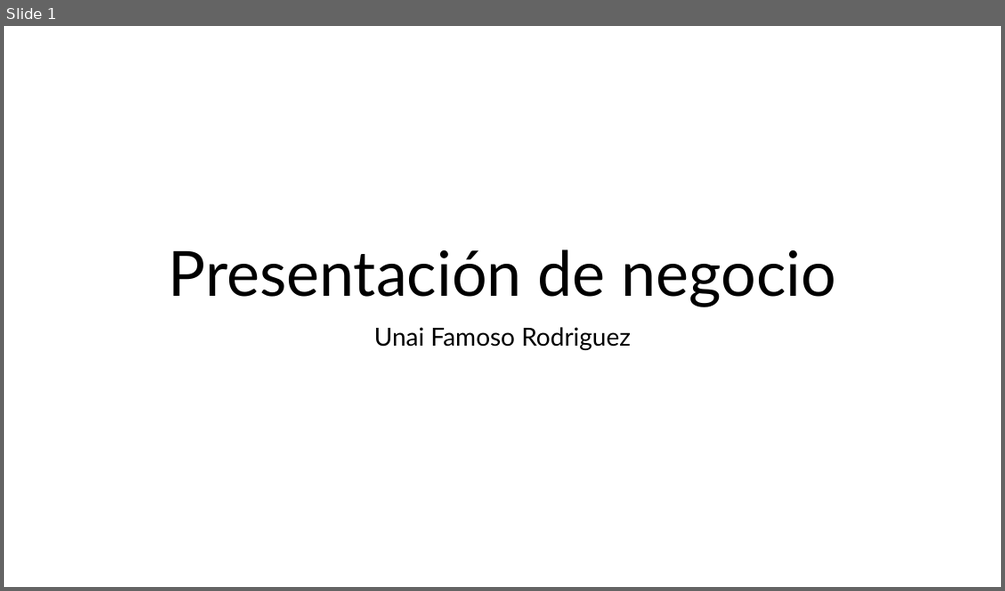
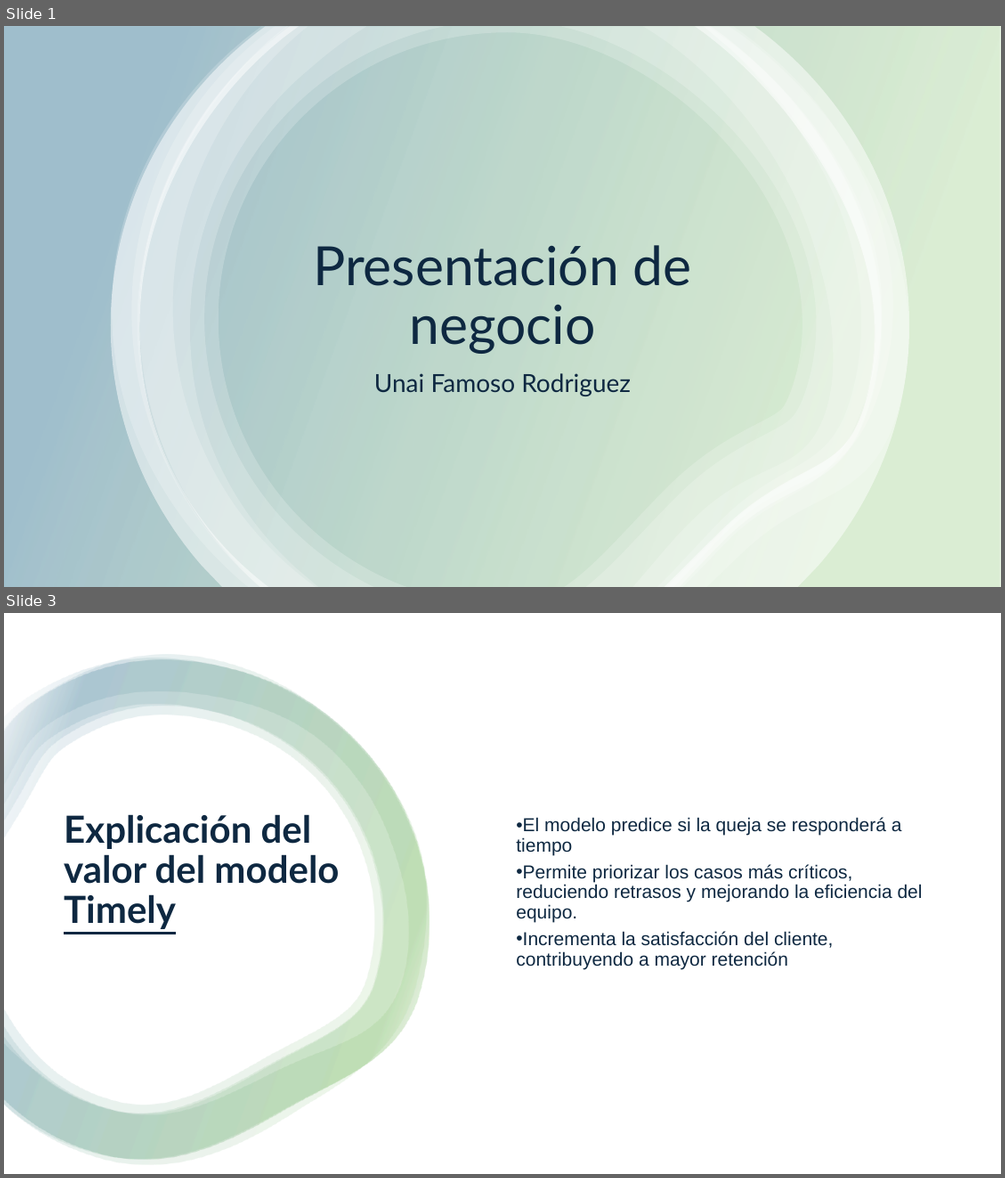
Before and after one commit to UnaiFam/Projecto-Final-ML, a slide deck: docs/Presentacion de negocio.pptx. Shown one above the other, each under a label of ours: slide 1 before the commit, slides 1 and 3 after it; the slides between them are not shown. The pictures are 1005x591 and 1005x1178 pixels, drawn with LibreOffice and Linux fonts; fonts in the diff are those of the drawing. Boxes give left, top, right and bottom in pixels: in the first picture for what was removed or moved away, otherwise in the second. Text is boxed around its words. In the diff, an @@ line names an element or a change of style, - is before the commit and + after.

```diff
--- a/docs/Presentacion de negocio.pptx
+++ b/docs/Presentacion de negocio.pptx
@@ slide 3 added at box(4, 613, 1001, 1174), background #FFFFFF @@
@@ rectangle added at box(4, 613, 1001, 1174), fill #FFFFFF @@
@@ group added at box(4, 655, 429, 1165): 4 freeform shapes @@
@@ title added at box(64, 814, 339, 929), 36 pt, text #0E2841, bold @@
+Explicación del valor del modelo Timely
@@ text added at box(516, 817, 922, 969), 18 pt, text #0E2841 @@
+• El modelo predice si la queja se responderá a tiempo
+• Permite priorizar los casos más críticos, reduciendo retrasos y mejorando la eficiencia del equipo.
+• Incrementa la satisfacción del cliente, contribuyendo a mayor retención
@@ slide 1 changed as well @@
@@ rectangle added at box(4, 26, 1001, 587), fill gradient #4EA72E to #156082 @@
@@ group added at box(111, 26, 909, 587): 6 freeform shapes @@
@@ title "Presentación de negocio": place and size @@
-title "Presentación de negocio" at box(169, 249, 836, 307)
+title "Presentación de negocio" at box(313, 245, 692, 354)
@@ title "Presentación de negocio" at box(313, 245, 692, 354): size 60 to 52 pt, text colour #000000 to #0E2841 @@
@@ subtitle "Unai Famoso Rodriguez": place and size @@
-subtitle "Unai Famoso Rodriguez" at box(374, 327, 631, 350)
+subtitle "Unai Famoso Rodriguez" at box(374, 373, 631, 396)
@@ subtitle "Unai Famoso Rodriguez" at box(374, 373, 631, 396): text colour #000000 to #0E2841 @@
```
Also in this commit, not shown: 8 other slides added, 3 slides removed, 28 other files.
